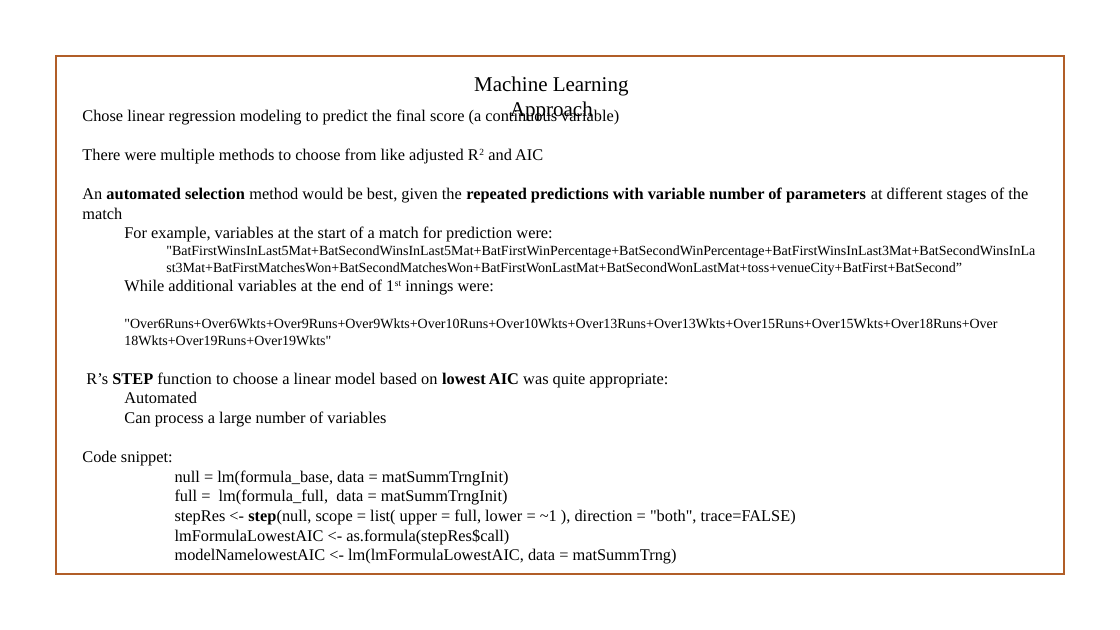
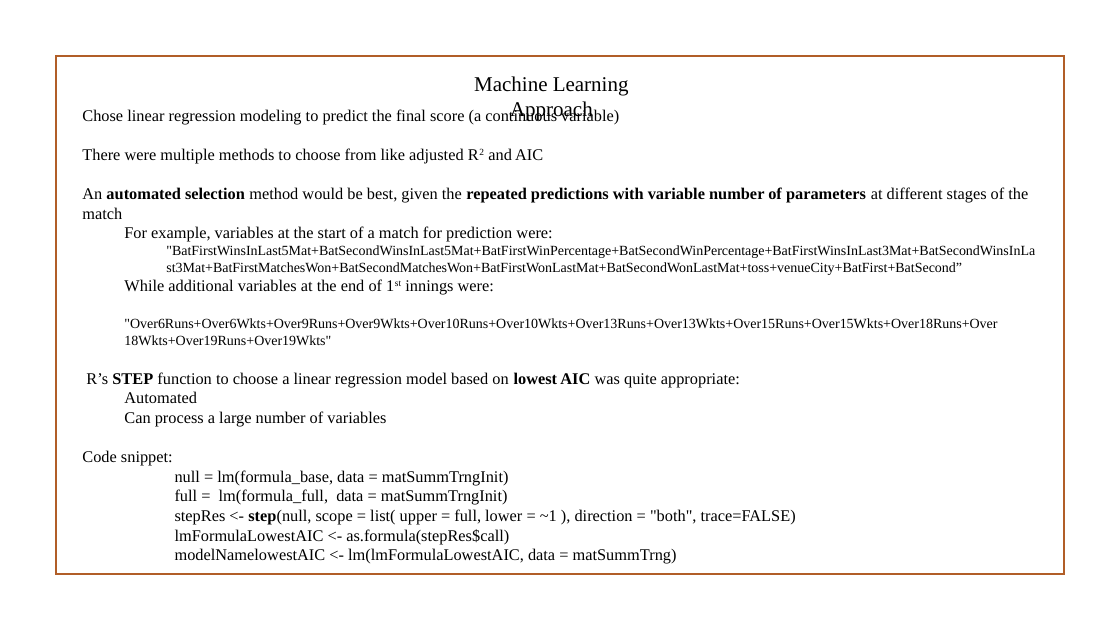
Before and after one commit to asahay001/springboardIntro, a slide deck: slide 13 of CapstoneFinalPresentation_IPLT20CricketPredictions.pptx. Drawn at 1120x630 pixels with LibreOffice and Linux fonts; fonts in the diff are those of the drawing; background and template pictures are left out. Boxes give left, top, right and bottom in pixels: in the first picture for what was removed or moved away, otherwise in the second. Text is boxed around its words. In the diff, an @@ line names an element or a change of style, - is before the commit and + after.

```diff
--- a/CapstoneFinalPresentation_IPLT20CricketPredictions.pptx
+++ b/CapstoneFinalPresentation_IPLT20CricketPredictions.pptx
@@ text at <box>86,372,740,388</box>: text changed @@
-R’s STEP function to choose a linear model based on lowest AIC was quite appropriate:
+R’s STEP function to choose a linear regression model based on lowest AIC was quite appropriate:
```
Also in this commit, not shown: 3 other slides changed.
